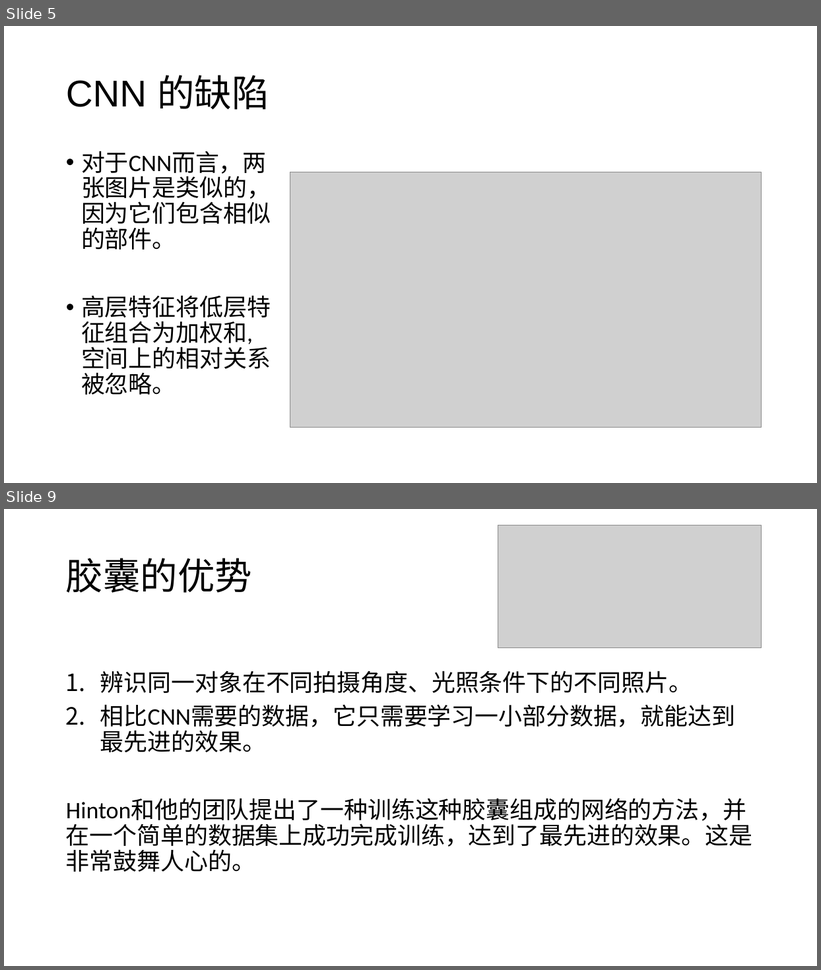
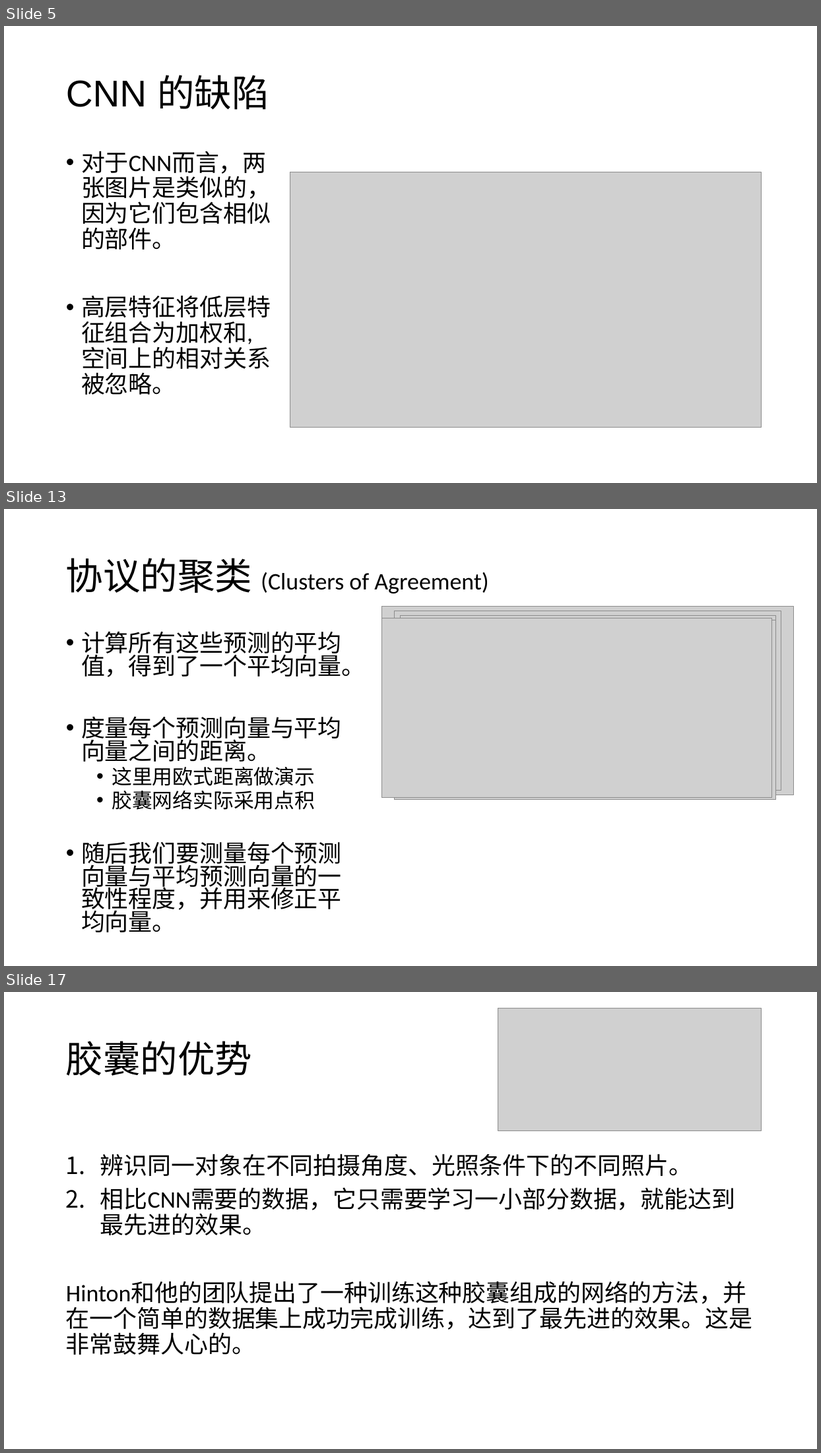
Before and after one commit to foamliu/Learning-DL, a slide deck: capsnet/CapsNet.pptx. Shown one above the other, each under a label of ours: slides 5 and 9 before the commit, slides 5, 13 and 17 after it; the slides between them are not shown. The pictures are 821x970 and 821x1453 pixels, drawn with LibreOffice and Linux fonts; fonts in the diff are those of the drawing; grey boxes stand for pictures. Boxes give left, top, right and bottom in pixels: in the first picture for what was removed or moved away, otherwise in the second. Text is boxed around its words. In the diff, an @@ line names an element or a change of style, - is before the commit and + after.

```diff
--- a/capsnet/CapsNet.pptx
+++ b/capsnet/CapsNet.pptx
@@ slide 13 added at (4, 509, 817, 966), background #FFFFFF @@
@@ title added at (66, 558, 488, 593), 28 pt, text #000000 @@
+协议的聚类 (Clusters of Agreement)
@@ picture added at (382, 607, 794, 795) @@
@@ picture added at (382, 618, 772, 798) @@
@@ picture added at (395, 611, 781, 790) @@
@@ picture added at (395, 621, 776, 800) @@
@@ picture added at (401, 615, 776, 790) @@
@@ text added at (81, 631, 366, 933), 28 pt, text #000000 @@
+• 计算所有这些预测的平均值，得到了一个平均向量。
+• 度量每个预测向量与平均向量之间的距离。
+  • 这里用欧式距离做演示
+  • 胶囊网络实际采用点积
+• 随后我们要测量每个预测向量与平均预测向量的一致性程度，并用来修正平均向量。
@@ what was slide 9 is now slide 17 @@
```
Also in this commit, not shown: 5 slides changed, 9 other slides added, 2 slides removed, 1 other file.
